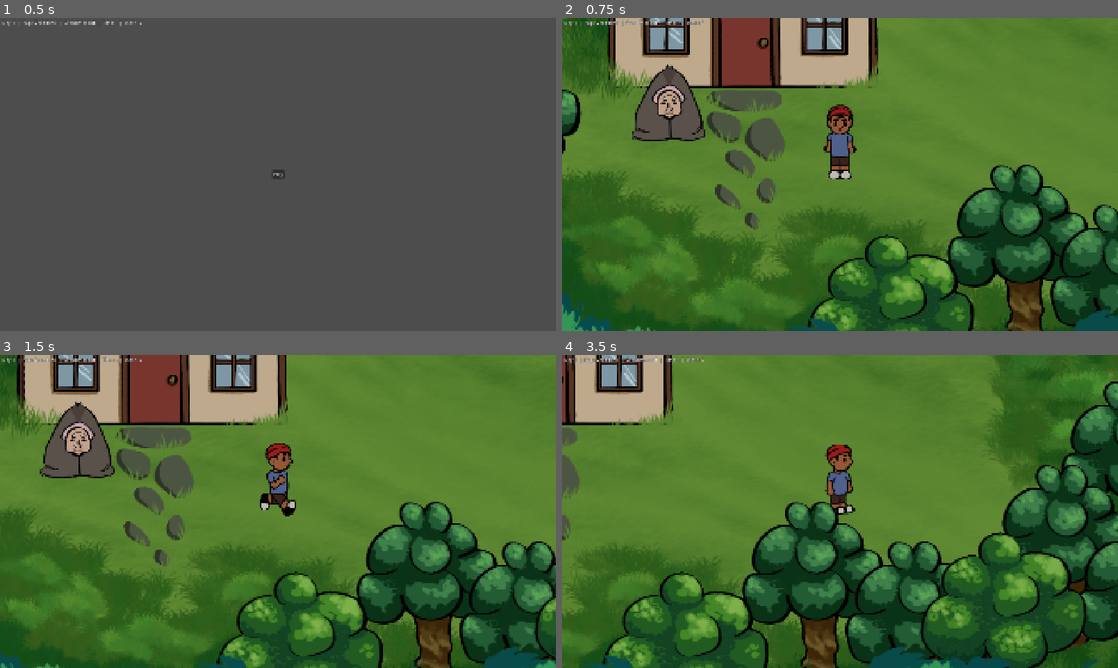
Above: before the commit, frames 1-4 (two rows, left to right).
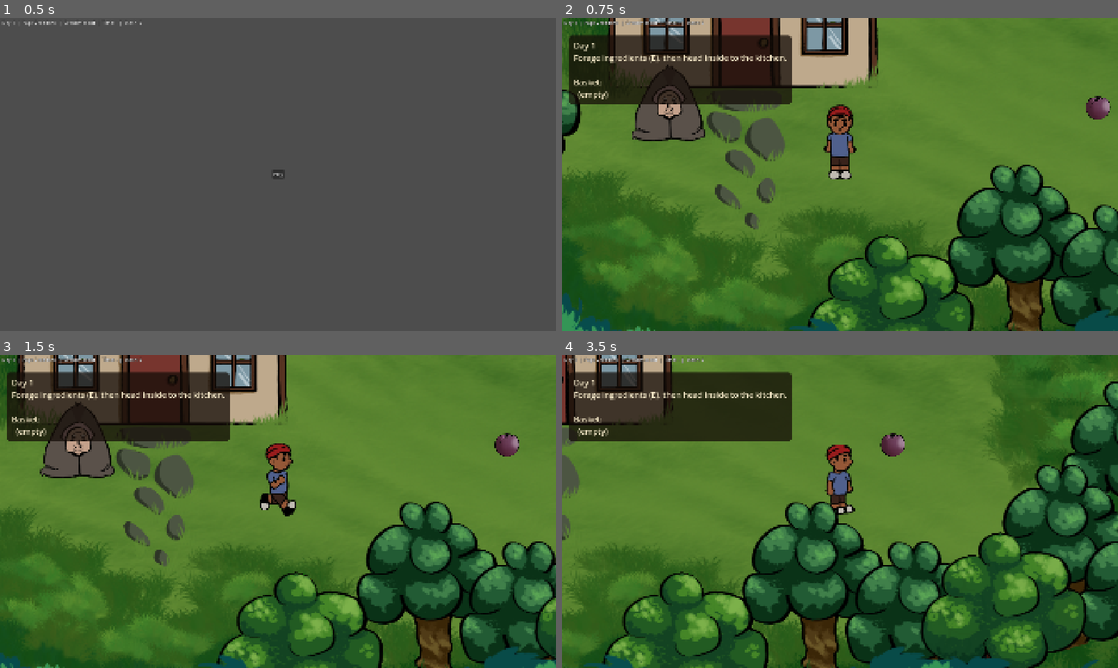
Above: after the commit, the same moments.

Repository: JonasSBanks/RedHood
Game: Godot game, scene res://Scenes/MenuScenes/startMenu.tscn
The game is run twice, just before and just after one commit, with the same random seed, the same clock (stepped at 60 frames per second) and the same inputs. Sound files missing from this copy of the repository are replaced by a short silence.
Inputs (mouse positions are in pixels of both pictures, inside the frame that each line leads up to):
- Up to frame 1 (0.5 s): no input
- Up to frame 2 (0.75 s): click "Play" at 0.5 s
- Up to frame 3 (1.5 s): tap Enter (ui_accept) at 1.25 s; move the mouse to (400, 495) at 1.27 s; hold D (move_right) from 1.28 s (still down); hold E (interact) from 1.28 s (still down); click (400, 495) at 1.42 s
- Up to frame 4 (3.5 s): tap Enter (ui_accept) at 1.52, 1.55, 1.82, 2.75, 3.05 s; release D (move_right) at 2 s; release E (interact) at 2 s; drag from (728, 527) to (645, 433) at 2.02 s; move the mouse to (895, 442) at 2.77 s; hold D (move_right) from 2.78 s (still down); hold E (interact) from 2.78 s (still down); click (895, 442) at 2.92 s

Frame 1 is identical in both runs. In frame 2, 8.3% of the frame differs, in the area x 1-99%, y 5-33%; in frame 3, 8.2%; in frame 4, 8.7%, in the area x 1-62%, y 5-33%.
Error before the commit: Parse Error: Function "append()" not found in base Dictionary. (res://Scenes/RPGScenes/WorldScripts/forage_spot.gd:111)

Commit message:
Full game loop: foraging for every ingredient, house to kitchen, days loop outside
- Forage spots for Mushroom, Butterfly, Honey, Fruit (good vs bad choice) and Wolfs Bane (appears after reading page 2)
- Fix forage_spot pocket bug (pocket is a Dictionary), remember picked spots for the day, auto Press E prompt
- Fix forage choice screen: TextureButtons + Hint label the script expects, dim background
- Basket panel outside showing day, goal and foraged items
- Door supports press-E mode; kitchen counter in the house opens Selection, house exit door goes back outside
- GameManager.add_to_pocket + pocket_changed signal

Co-Authored-By: Claude Opus 5.5 <noreply@anthropic.com>
Claude-Session: https://claude.ai/code/session_019P96ojQCXoWA94YJXYgi8W

Diff:
--- a/GlobalScripts/game_manager.gd
+++ b/GlobalScripts/game_manager.gd
@@ -229,6 +229,17 @@
 func stash_item(item_name: String) -> void:
 	stash.append(item_name)
 	print("Stashed ", item_name, ". Stash now: ", stash)  # for testing
+
+
+## Adds one of an ingredient to the pocket. Called by the forage spots.
+func add_to_pocket(item_name: String) -> void:
+	pocket[item_name] = pocket.get(item_name, 0) + 1
+	print("Foraged ", item_name, ". Pocket now: ", pocket)  # for testing
+	pocket_changed.emit()
+
+
+## Sent whenever something is foraged (the basket display listens to it).
+signal pocket_changed
 
 
 ## Call this when Start Cooking is pressed, before switching to the kitchen.
--- a/Scenes/RPGScenes/Objects/door.gd
+++ b/Scenes/RPGScenes/Objects/door.gd
@@ -1,17 +1,62 @@
 extends Area2D
 
+## Which scene this door goes to.
 @export_file("*.tscn") var target_scene : String
 @export var spawn_point_name : String = "DefaultSpawn"
+## Off: walking into the door uses it right away (like the front door).
+## On: the player has to stand in it and press E (the "interact" action).
+@export var press_e_to_use : bool = false
+## Text shown while the player is standing in it (only if press_e_to_use is on).
+@export var prompt_text : String = "Press E"
+
+var _player_inside := false
+var _prompt : Label
+
 
 func _ready() -> void :
-	connect("body_entered", _on_body_entered)
+	body_entered.connect(_on_body_entered)
+	body_exited.connect(_on_body_exited)
+	if press_e_to_use :
+		_prompt = Label.new()
+		_prompt.text = prompt_text
+		_prompt.horizontal_alignment = HORIZONTAL_ALIGNMENT_CENTER
+		_prompt.add_theme_font_size_override("font_size", 24)
+		_prompt.add_theme_color_override("font_outline_color", Color.BLACK)
+		_prompt.add_theme_constant_override("outline_size", 6)
+		_prompt.size = Vector2(240, 34)
+		# Undo the door's scale so the text stays a normal size.
+		_prompt.scale = Vector2.ONE / scale
+		_prompt.position = Vector2(-120, -40) / scale
+		_prompt.z_index = 10
+		_prompt.visible = false
+		add_child(_prompt)
 
 
-func _process(delta: float) -> void :
-	pass
+func _on_body_entered(body: Node2D) -> void :
+	if not body.is_in_group("Red") :
+		return
+	if press_e_to_use :
+		_player_inside = true
+		_prompt.visible = true
+	else :
+		_go()
 
 
-func _on_body_entered(body: Node2D) -> void:
-	if body.is_in_group("Red") :
-		if target_scene:
-			get_tree().change_scene_to_file(target_scene)
+func _on_body_exited(body: Node2D) -> void :
+	if body.is_in_group("Red") and press_e_to_use :
+		_player_inside = false
+		_prompt.visible = false
+
+
+func _unhandled_input(event: InputEvent) -> void :
+	if press_e_to_use and _player_inside and event.is_action_pressed("interact") :
+		get_viewport().set_input_as_handled()
+		_go()
+
+
+func _go() -> void :
+	if target_scene :
+		# Deferred: changing scene inside a physics callback is not allowed.
+		get_tree().call_deferred("change_scene_to_file", target_scene)
+	else :
+		push_warning("Door has no Target Scene set.")
--- a/Scenes/RPGScenes/WorldScripts/forage_spot.gd
+++ b/Scenes/RPGScenes/WorldScripts/forage_spot.gd
@@ -7,15 +7,17 @@
 ## Set everything for the ingredient in the Inspector, e.g. for a mushroom:
 ##   Good Name: Mushroom        Good Texture: mushroom_good.png
 ##   Bad Name:  Bad Mushroom    Bad Texture:  mushroom_bad.png
+## Leave Bad Name empty for an item with only one version (e.g. Wolfs Bane):
+## pressing E then just picks it up, no choice screen.
 ##
 ## Needs:
 ##   a CollisionShape2D child (the area the player must stand in)
-##   the player node added to the group named in Player Group ("player")
+##   the player node added to the group named in Player Group
 ## Optional children:
 ##   Sprite2D called Sprite  - the plant in the world (hidden once picked)
-##   Label called Prompt     - e.g. "Press E", shown while the player is close
+##   Label called Prompt     - shown while the player is close (made for you if missing)
 
-## The choice screen. Drag forage_choice.tscn into this slot.
+## The choice screen. Drag forage_minigame.tscn into this slot.
 @export var choice_scene: PackedScene
 
 @export_group("Ingredient")
@@ -25,15 +27,19 @@
 @export var bad_texture: Texture2D
 
 @export_group("Settings")
-## The input action that opens the choice. "ui_accept" is Enter/Space by default.
-## Change it to your own action (e.g. "interact") if you have one.
-@export var interact_action: StringName = &"ui_accept"
+## The input action that opens the choice ("interact" is E).
+@export var interact_action: StringName = &"interact"
 ## The group the player node is in, so only the player triggers it.
-@export var player_group: StringName = &"player"
-## If true, the spot can only be foraged once.
+@export var player_group: StringName = &"Red"
+## If true, the spot can only be foraged once per day.
 @export var one_time: bool = true
+## If true, the spot only shows up once the player has read page 2 of the
+## recipe book (GameManager.has_read_page_2). Use it for Wolfs Bane.
+@export var needs_page_2: bool = false
+## Text of the prompt shown while standing here.
+@export var prompt_text: String = "Press E"
 
-@onready var sprite: Node2D = get_node_or_null("Sprite")
+@onready var sprite: Node2D = _find_sprite()
 @onready var prompt: CanvasItem = get_node_or_null("Prompt")
 
 var _player_inside := false
@@ -42,6 +48,19 @@
 
 
 func _ready() -> void:
+	# Locked away until page 2 is read: hide and switch off completely.
+	if needs_page_2 and not GameManager.has_read_page_2:
+		visible = false
+		monitoring = false
+		set_process_unhandled_input(false)
+		return
+	# Already picked earlier today (e.g. the player went inside and came back out).
+	if one_time and _key() in GameManager.foraged_today:
+		_used = true
+		if sprite:
+			sprite.visible = false
+	if prompt == null:
+		prompt = _make_prompt()
 	body_entered.connect(_on_body_entered)
 	body_exited.connect(_on_body_exited)
 	_update_prompt()
@@ -64,14 +83,17 @@
 	if _player_inside and not _open and not _used \
 			and event.is_action_pressed(interact_action):
 		get_viewport().set_input_as_handled()
-		_open_choice()
+		if bad_name == "":
+			_picked(good_name)  # only one version: just take it
+		else:
+			_open_choice()
 
 
 ## Opens the choice screen on its own CanvasLayer above everything,
 ## and pauses the game so the player can't walk off.
 func _open_choice() -> void:
 	if choice_scene == null:
-		push_error("ForageSpot: drag forage_choice.tscn into Choice Scene in the Inspector.")
+		push_error("ForageSpot: drag forage_minigame.tscn into Choice Scene in the Inspector.")
 		return
 	_open = true
 
@@ -92,24 +114,48 @@
 	_update_prompt()
 
 
-## The player picked one: add it to the pocket, close the screen, unpause.
+## The player picked one: close the screen, unpause, add it to the pocket.
 func _on_chosen(item_name: String, layer: CanvasLayer) -> void:
-	_add_to_pocket(item_name)
 	layer.queue_free()
 	get_tree().paused = false
 	_open = false
+	_picked(item_name)
+
+
+func _picked(item_name: String) -> void:
+	GameManager.add_to_pocket(item_name)
 	if one_time:
 		_used = true
+		GameManager.foraged_today.append(_key())
 		if sprite:
 			sprite.visible = false  # the plant has been picked
 	_update_prompt()
 
 
-## THE ONE LINE TO MATCH YOUR GAME: where foraged items are stored.
-## Change "pocket" to the name of your global pocket array in GameManager.
-func _add_to_pocket(item_name: String) -> void:
-	GameManager.pocket.append(item_name)
-	print("Pocket now has: ", GameManager.pocket)  # for testing, remove later
+## Name used to remember this spot was picked today.
+func _key() -> String:
+	return str(get_tree().current_scene.scene_file_path, ":", name)
+
+
+func _find_sprite() -> Node2D:
+	var s := get_node_or_null("Sprite")
+	if s == null:
+		s = get_node_or_null("Sprite2D")
+	return s
+
+
+func _make_prompt() -> Label:
+	var label := Label.new()
+	label.text = prompt_text
+	label.horizontal_alignment = HORIZONTAL_ALIGNMENT_CENTER
+	label.add_theme_font_size_override("font_size", 14)
+	label.add_theme_color_override("font_outline_color", Color.BLACK)
+	label.add_theme_constant_override("outline_size", 5)
+	label.size = Vector2(80, 20)
+	label.position = Vector2(-40, -72)
+	label.z_index = 10
+	add_child(label)
+	return label
 
 
 func _update_prompt() -> void:
--- /dev/null
+++ b/Scenes/RPGScenes/WorldScripts/outside_navigable.gd
@@ -0,0 +1,47 @@
+extends Node2D
+## The forest outside the house: the first scene of every day.
+## Shows a small "Basket" panel in the corner listing what has been foraged
+## so far, plus a reminder of what to do. Walk into the front door to go in.
+
+const GOAL_TEXT := "Forage ingredients (E), then head inside to the kitchen."
+
+var _basket_label: Label
+
+
+func _ready() -> void:
+	_build_hud()
+	GameManager.pocket_changed.connect(_refresh)
+	_refresh()
+
+
+func _build_hud() -> void:
+	var layer := CanvasLayer.new()
+	layer.layer = 5
+	add_child(layer)
+
+	var panel := PanelContainer.new()
+	panel.position = Vector2(24, 60)
+	var box := StyleBoxFlat.new()
+	box.bg_color = Color(0.08, 0.05, 0.03, 0.75)
+	box.set_corner_radius_all(12)
+	box.set_content_margin_all(16)
+	panel.add_theme_stylebox_override("panel", box)
+	layer.add_child(panel)
+
+	_basket_label = Label.new()
+	_basket_label.add_theme_font_size_override("font_size", 28)
+	_basket_label.add_theme_color_override("font_color", Color(1.0, 0.95, 0.82))
+	panel.add_child(_basket_label)
+
+
+func _refresh() -> void:
+	var lines: Array[String] = ["Day %d" % GameManager.day, GOAL_TEXT, "", "Basket:"]
+	var any := false
+	for item_name in GameManager.pocket:
+		var count: int = GameManager.pocket[item_name]
+		if count > 0:
+			any = true
+			lines.append("  • %s%s" % [item_name, " x%d" % count if count > 1 else ""])
+	if not any:
+		lines.append("  (empty)")
+	_basket_label.text = "\n".join(lines)
--- a/Scenes/RPGScenes/houseNavigable.tscn
+++ b/Scenes/RPGScenes/houseNavigable.tscn
@@ -74,5 +74,13 @@
 position = Vector2(-270, 553)
 shape = SubResource("RectangleShape2D_qaae6")
 
-[node name="Area2D" parent="TileMapLayer" unique_id=916394868 instance=ExtResource("5_55pui")]
+[node name="ExitDoor" parent="TileMapLayer" unique_id=916394868 instance=ExtResource("5_55pui")]
 position = Vector2(1, 398)
+target_scene = "res://Scenes/RPGScenes/outsideNavigable.tscn"
+
+[node name="KitchenCounter" parent="TileMapLayer" unique_id=916394870 instance=ExtResource("5_55pui")]
+position = Vector2(-450, 165)
+scale = Vector2(4, 3)
+target_scene = "res://Scenes/Selection.tscn"
+press_e_to_use = true
+prompt_text = "Press E to cook"
--- a/Scenes/RPGScenes/outsideNavigable.tscn
+++ b/Scenes/RPGScenes/outsideNavigable.tscn
@@ -13,6 +13,14 @@
 [ext_resource type="PackedScene" uid="uid://b61mdjmg23jw2" path="res://forage_minigame.tscn" id="10_8xmyn"]
 [ext_resource type="Texture2D" uid="uid://bqkssc61w61cu" path="res://Scenes/RPGScenes/ingredientSprite/mushroom_good_final.png" id="11_j2f85"]
 [ext_resource type="Texture2D" uid="uid://wlfft81ipfjc" path="res://Scenes/RPGScenes/ingredientSprite/mushroom_bad_final.png" id="12_4ejb1"]
+[ext_resource type="Texture2D" uid="uid://boysfwltlkvsm" path="res://Scenes/RPGScenes/ingredientSprite/butterfly_petrified_good_final.png" id="20_bfgood"]
+[ext_resource type="Texture2D" uid="uid://dtv6fkbe7ru7l" path="res://Scenes/RPGScenes/ingredientSprite/butterfly_petrified_bad_final.png" id="21_bfbad"]
+[ext_resource type="Texture2D" uid="uid://bbi5itm05e1tx" path="res://Scenes/RPGScenes/ingredientSprite/honey_good_final.png" id="22_hngood"]
+[ext_resource type="Texture2D" uid="uid://dqmcbbw87ys1h" path="res://Scenes/RPGScenes/ingredientSprite/honey_bad_final.png" id="23_hnbad"]
+[ext_resource type="Texture2D" uid="uid://dn0ivvdt3gxj7" path="res://Scenes/RPGScenes/ingredientSprite/plum_final.png" id="24_plgood"]
+[ext_resource type="Texture2D" uid="uid://ceeyhoeg64rpm" path="res://Scenes/RPGScenes/ingredientSprite/plum_fermented_final.png" id="25_plbad"]
+[ext_resource type="Texture2D" uid="uid://b0vbhb76clvti" path="res://Scenes/RPGScenes/ingredientSprite/wolfsbane_final.png" id="26_wolfsbane"]
+[ext_resource type="Script" path="res://Scenes/RPGScenes/WorldScripts/outside_navigable.gd" id="27_outside"]
 
 [sub_resource type="RectangleShape2D" id="RectangleShape2D_68nwu"]
 size = Vector2(371, 273)
@@ -40,6 +48,7 @@
 size = Vector2(45, 1110)
 
 [node name="Node2D" type="Node2D" unique_id=1065183325]
+script = ExtResource("27_outside")
 
 [node name="TileMapLayer" type="TileMapLayer" parent="." unique_id=1491858225]
 
@@ -58,6 +67,66 @@
 [node name="Roof" type="CollisionShape2D" parent="TileMapLayer/House" unique_id=1803192496]
 position = Vector2(-486, -493)
 shape = SubResource("RectangleShape2D_qaae6")
+
+[node name="mushroomForage" parent="TileMapLayer" unique_id=1709972354 instance=ExtResource("9_1j8f3")]
+position = Vector2(-60, -136)
+choice_scene = ExtResource("10_8xmyn")
+good_texture = ExtResource("11_j2f85")
+bad_texture = ExtResource("12_4ejb1")
+interact_action = &"interact"
+player_group = &"Red"
+
+[node name="Sprite2D" type="Sprite2D" parent="TileMapLayer/mushroomForage" unique_id=1621140696]
+scale = Vector2(0.2, 0.2)
+texture = ExtResource("11_j2f85")
+
+[node name="butterflyForage" parent="TileMapLayer" unique_id=1709972400 instance=ExtResource("9_1j8f3")]
+position = Vector2(250, -280)
+choice_scene = ExtResource("10_8xmyn")
+good_name = "Butterfly"
+good_texture = ExtResource("20_bfgood")
+bad_name = "Bad Butterfly"
+bad_texture = ExtResource("21_bfbad")
+
+[node name="Sprite2D" type="Sprite2D" parent="TileMapLayer/butterflyForage" unique_id=1709972401]
+scale = Vector2(0.2, 0.2)
+texture = ExtResource("20_bfgood")
+
+[node name="honeyForage" parent="TileMapLayer" unique_id=1709972410 instance=ExtResource("9_1j8f3")]
+position = Vector2(540, -90)
+choice_scene = ExtResource("10_8xmyn")
+good_name = "Honey"
+good_texture = ExtResource("22_hngood")
+bad_name = "Bad Honey"
+bad_texture = ExtResource("23_hnbad")
+
+[node name="Sprite2D" type="Sprite2D" parent="TileMapLayer/honeyForage" unique_id=1709972411]
+scale = Vector2(0.2, 0.2)
+texture = ExtResource("22_hngood")
+
+[node name="fruitForage" parent="TileMapLayer" unique_id=1709972420 instance=ExtResource("9_1j8f3")]
+position = Vector2(180, 120)
+choice_scene = ExtResource("10_8xmyn")
+good_name = "Fruit"
+good_texture = ExtResource("24_plgood")
+bad_name = "Fermented Fruit"
+bad_texture = ExtResource("25_plbad")
+
+[node name="Sprite2D" type="Sprite2D" parent="TileMapLayer/fruitForage" unique_id=1709972421]
+scale = Vector2(0.22, 0.22)
+texture = ExtResource("24_plgood")
+
+[node name="wolfsbaneForage" parent="TileMapLayer" unique_id=1709972430 instance=ExtResource("9_1j8f3")]
+position = Vector2(420, -350)
+choice_scene = ExtResource("10_8xmyn")
+good_name = "Wolfs Bane"
+good_texture = ExtResource("26_wolfsbane")
+bad_name = ""
+needs_page_2 = true
+
+[node name="Sprite2D" type="Sprite2D" parent="TileMapLayer/wolfsbaneForage" unique_id=1709972431]
+scale = Vector2(0.1, 0.1)
+texture = ExtResource("26_wolfsbane")
 
 [node name="Red" parent="TileMapLayer" unique_id=1838147545 instance=ExtResource("1_p5rfs")]
 position = Vector2(-176, 212)
@@ -159,17 +228,6 @@
 position = Vector2(-938.5, 3)
 shape = SubResource("RectangleShape2D_d6cge")
 
-[node name="mushroomForage" parent="." unique_id=1709972354 instance=ExtResource("9_1j8f3")]
-position = Vector2(-60, -136)
-choice_scene = ExtResource("10_8xmyn")
-good_texture = ExtResource("11_j2f85")
-bad_texture = ExtResource("12_4ejb1")
-interact_action = &"interact"
-player_group = &"Red"
-
-[node name="Sprite2D" type="Sprite2D" parent="mushroomForage" unique_id=1621140696]
-texture = ExtResource("11_j2f85")
-
 [node name="Door" parent="." unique_id=916394868 instance=ExtResource("9_opsnf")]
 position = Vector2(-304, 105)
 target_scene = "uid://dkhmm6wuuq5lw"
--- a/forage_minigame.tscn
+++ b/forage_minigame.tscn
@@ -1,8 +1,6 @@
 [gd_scene format=3 uid="uid://b61mdjmg23jw2"]
 
 [ext_resource type="Script" uid="uid://4l563g4hgu7m" path="res://Scenes/RPGScenes/WorldScripts/forage_choice.gd" id="1_w1ajr"]
-[ext_resource type="Texture2D" uid="uid://boysfwltlkvsm" path="res://Scenes/RPGScenes/ingredientSprite/butterfly_petrified_good_final.png" id="2_fmlx2"]
-[ext_resource type="Texture2D" uid="uid://dtv6fkbe7ru7l" path="res://Scenes/RPGScenes/ingredientSprite/butterfly_petrified_bad_final.png" id="3_ge1p1"]
 
 [node name="ForageMinigame" type="Control" unique_id=785444902]
 layout_mode = 3
@@ -13,24 +11,58 @@
 grow_vertical = 2
 script = ExtResource("1_w1ajr")
 
-[node name="LeftChoice" type="TextureRect" parent="." unique_id=992160455]
-layout_mode = 0
-offset_left = 560.0
-offset_top = 480.0
-offset_right = 760.0
-offset_bottom = 735.0
-texture = ExtResource("2_fmlx2")
+[node name="Dim" type="ColorRect" parent="." unique_id=1760655795]
+layout_mode = 1
+anchors_preset = 15
+anchor_right = 1.0
+anchor_bottom = 1.0
+grow_horizontal = 2
+grow_vertical = 2
+mouse_filter = 2
+color = Color(0.08, 0.05, 0.03, 0.8)
 
-[node name="RightChoice" type="TextureRect" parent="." unique_id=332046315]
-layout_mode = 0
-offset_left = 1048.0
-offset_top = 280.0
-offset_right = 1282.0
-offset_bottom = 546.0
-texture = ExtResource("3_ge1p1")
+[node name="LeftChoice" type="TextureButton" parent="." unique_id=992160455]
+unique_name_in_owner = true
+layout_mode = 1
+anchors_preset = 8
+anchor_left = 0.5
+anchor_top = 0.5
+anchor_right = 0.5
+anchor_bottom = 0.5
+offset_left = -500.0
+offset_top = -200.0
+offset_right = -140.0
+offset_bottom = 220.0
+grow_horizontal = 2
+grow_vertical = 2
 
-[node name="Label" type="Label" parent="." unique_id=1760655794]
-layout_mode = 0
-offset_right = 40.0
-offset_bottom = 23.0
-text = "Example"
+[node name="RightChoice" type="TextureButton" parent="." unique_id=332046315]
+unique_name_in_owner = true
+layout_mode = 1
+anchors_preset = 8
+anchor_left = 0.5
+anchor_top = 0.5
+anchor_right = 0.5
+anchor_bottom = 0.5
+offset_left = 140.0
+offset_top = -200.0
+offset_right = 500.0
+offset_bottom = 220.0
+grow_horizontal = 2
+grow_vertical = 2
+
+[node name="Hint" type="Label" parent="." unique_id=1760655794]
+unique_name_in_owner = true
+layout_mode = 1
+anchors_preset = 10
+anchor_right = 1.0
+offset_top = 140.0
+offset_bottom = 220.0
+grow_horizontal = 2
+theme_override_colors/font_color = Color(1, 0.95, 0.82, 1)
+theme_override_colors/font_outline_color = Color(0.1, 0.05, 0.02, 1)
+theme_override_constants/outline_size = 10
+theme_override_font_sizes/font_size = 56
+text = "Which one should you take?"
+horizontal_alignment = 1
+vertical_alignment = 1
Not shown, added: Scenes/RPGScenes/WorldScripts/outside_navigable.gd.uid
